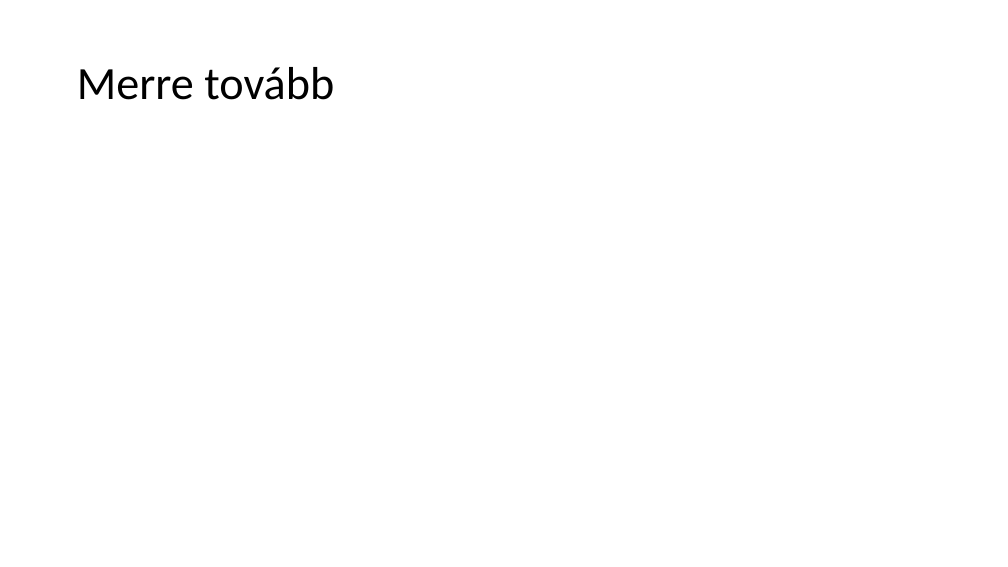
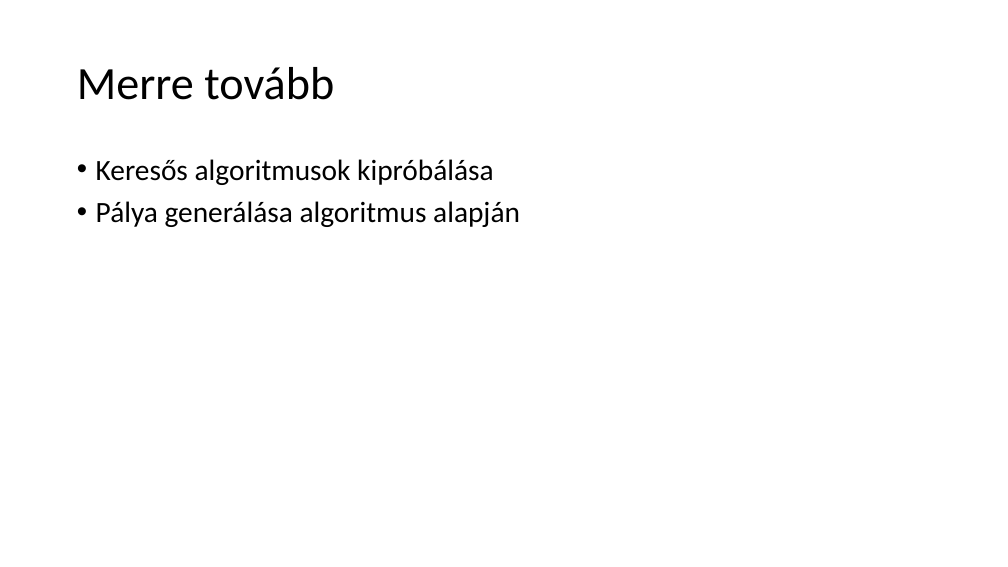
Before and after one commit to DrCash-KMark/uniBscProject, a slide deck: slide 8 of Documents/Bemutató.pptx (slide 7 before the commit). Drawn at 1008x567 pixels with LibreOffice and Linux fonts; fonts in the diff are those of the drawing. Boxes give left, top, right and bottom in pixels: in the first picture for what was removed or moved away, otherwise in the second. Text is boxed around its words. In the diff, an @@ line names an element or a change of style, - is before the commit and + after.

```diff
--- a/Documents/Bemutató.pptx
+++ b/Documents/Bemutató.pptx
@@ text added at box(96, 159, 520, 227), 28 pt, text #000000 @@
+• Keresős algoritmusok kipróbálása
+• Pálya generálása algoritmus alapján
```
Also in this commit, not shown: 4 other slides changed, 3 slides added, 2 slides removed, 7 other files.
